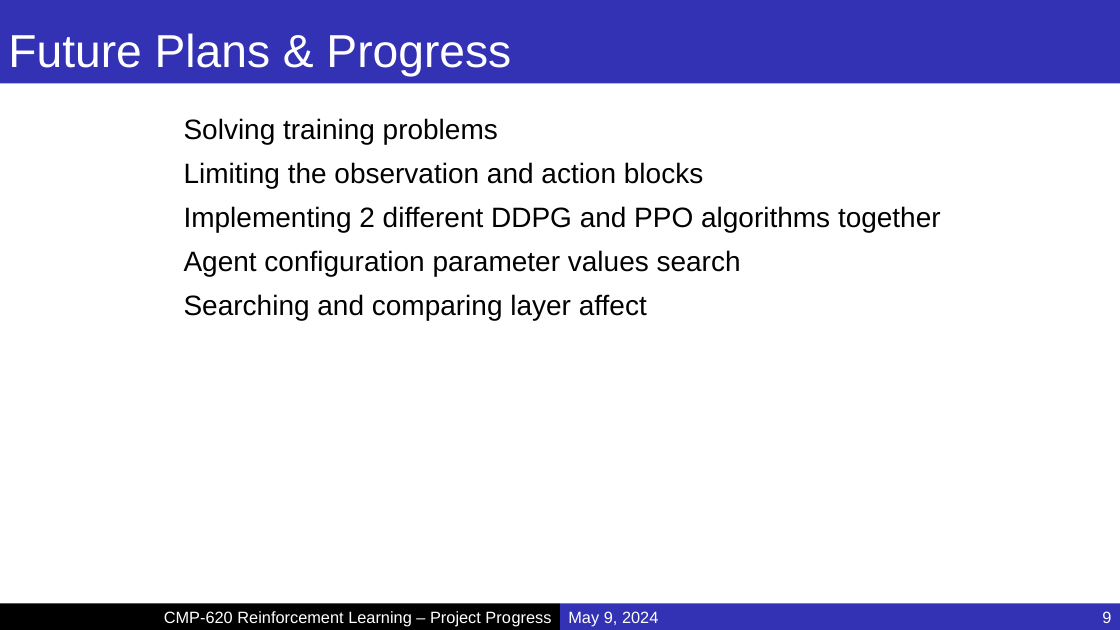
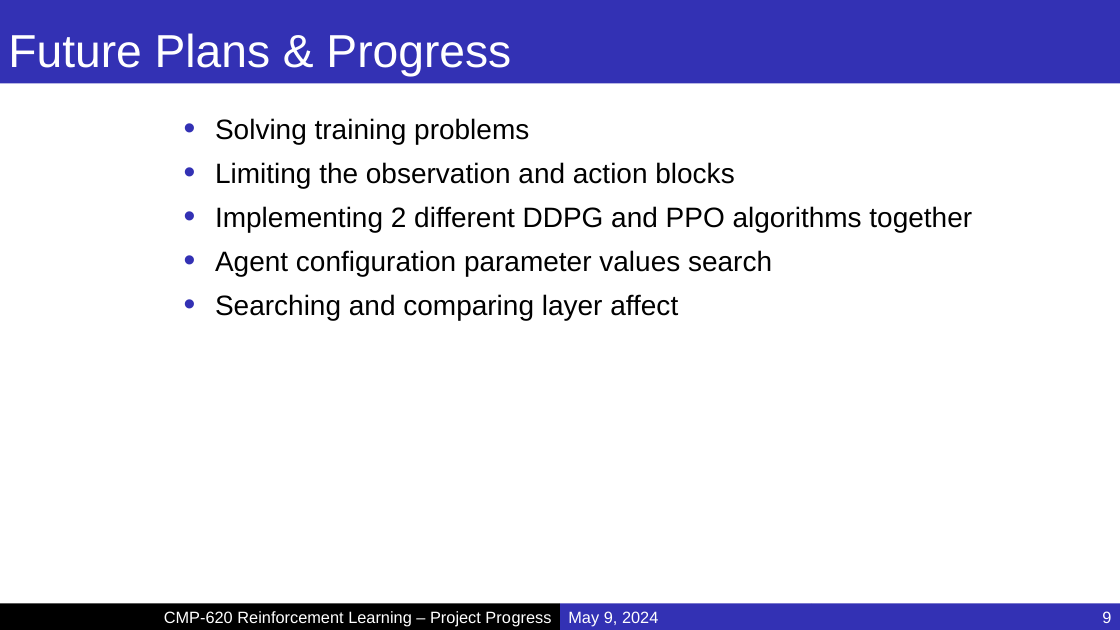
Before and after one commit to MucahidRidvanKaplan/ParrotQuadcopterRL, a slide deck: slide 9 of Progress.pptx. Drawn at 1120x630 pixels with LibreOffice and Linux fonts; fonts in the diff are those of the drawing; background and template pictures are left out. Boxes give left, top, right and bottom in pixels: in the first picture for what was removed or moved away, otherwise in the second. Text is boxed around its words. In the diff, an @@ line names an element or a change of style, - is before the commit and + after.

```diff
--- a/Progress.pptx
+++ b/Progress.pptx
@@ text "Solving training problems" at [215,118,972,320]: bullet none to • @@
```
Also in this commit, not shown: 5 other slides changed.
